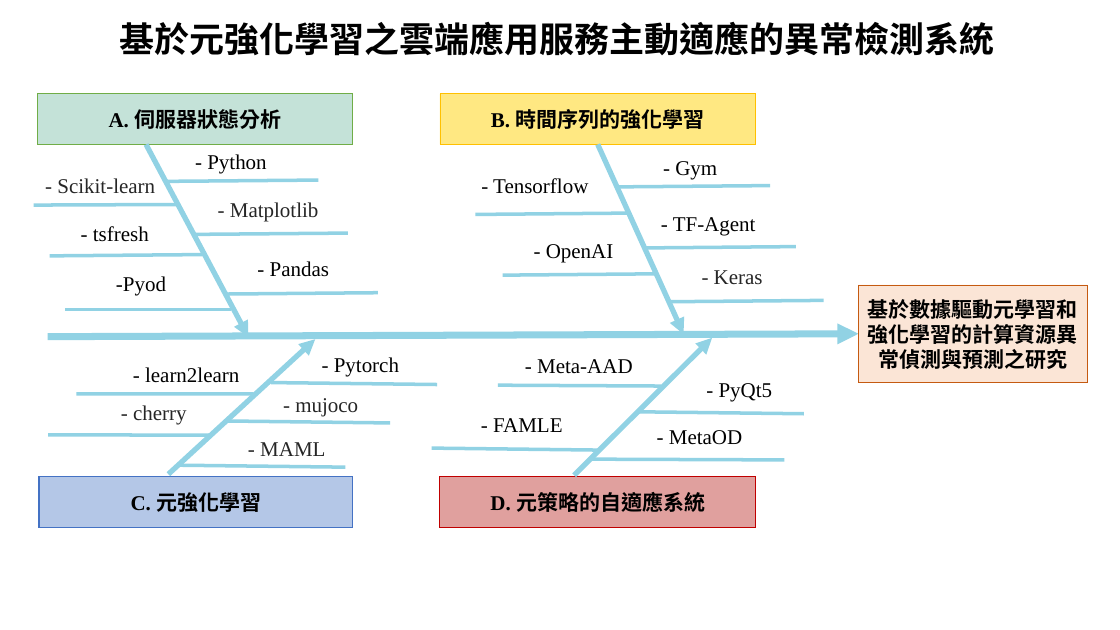
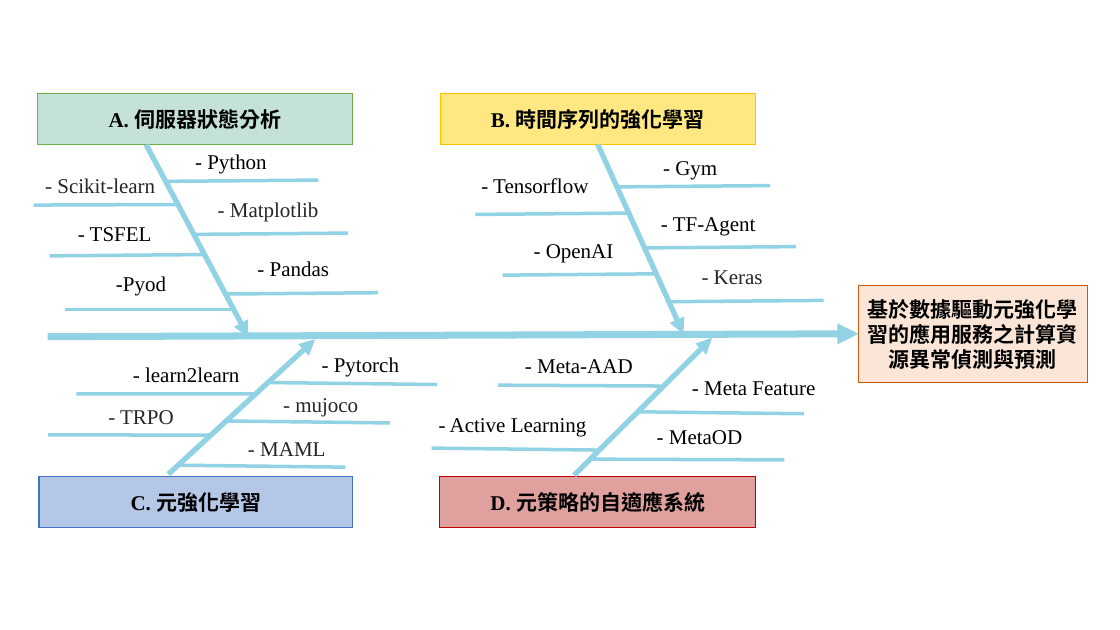
Before and after one commit to gitwetguy/paperwork, a slide deck: slide 1 of 3年計畫_魚骨圖_素材.pptx. Drawn at 1120x630 pixels with LibreOffice and Linux fonts; fonts in the diff are those of the drawing. Boxes give left, top, right and bottom in pixels: in the first picture for what was removed or moved away, otherwise in the second. Text is boxed around its words. In the diff, an @@ line names an element or a change of style, - is before the commit and + after.

```diff
--- a/3年計畫_魚骨圖_素材.pptx
+++ b/3年計畫_魚骨圖_素材.pptx
@@ title removed at (120, 22, 995, 56) @@
-基於元強化學習之雲端應用服務主動適應的異常檢測系統
@@ text at (90, 227, 152, 242): text changed @@
-- tsfresh
+- TSFEL
@@ text in rectangle at (868, 299, 1078, 369): text changed @@
-基於數據驅動元學習和強化學習的計算資源異常偵測與預測之研究
+基於數據驅動元強化學習的應用服務之計算資源異常偵測與預測
@@ text at (704, 381, 815, 396): text changed @@
-- PyQt5
+- Meta Feature
@@ text at (120, 410, 174, 424): text changed @@
-- cherry
+- TRPO
@@ text at (450, 418, 587, 436): text changed @@
-- FAMLE
+- Active Learning
```
Also in this commit, not shown: 14 other files.
